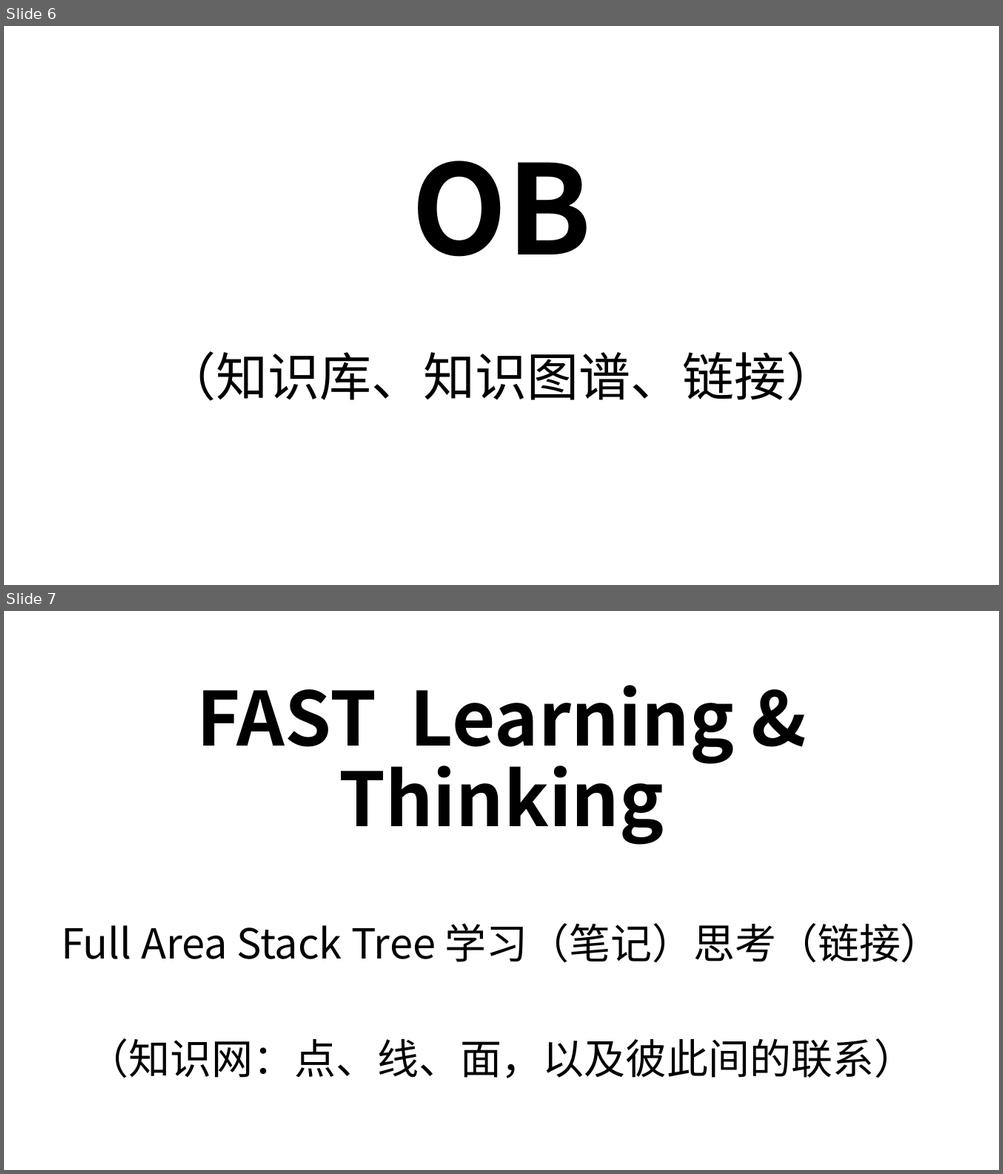
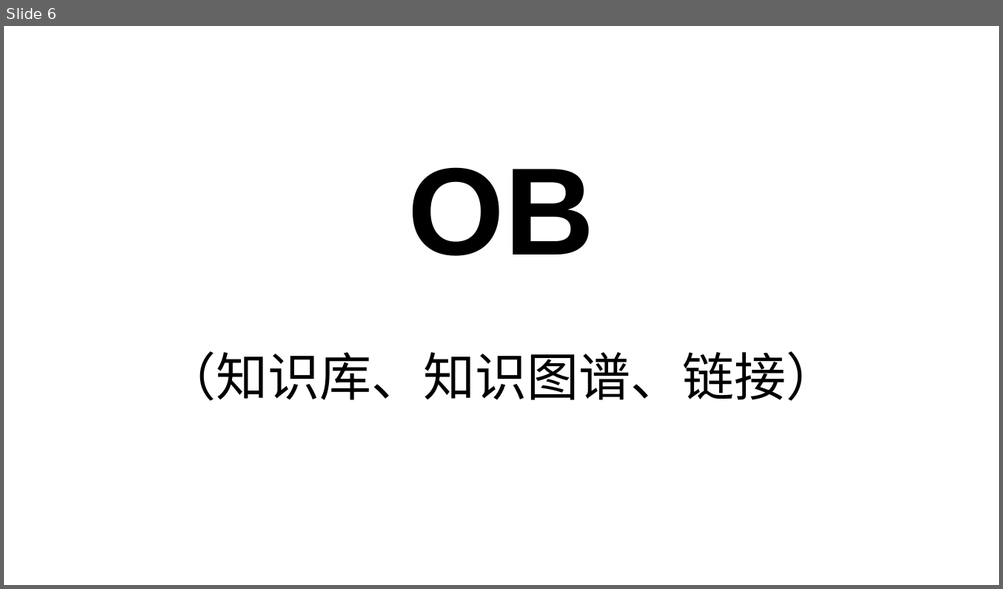
Before and after one commit to aistudybar/ob-OnePersonCompany, a slide deck: _attachment/一人公司（OPC）.pptx. Shown one above the other, each under a label of ours: slides 6 and 7 before the commit, slide 6 after it. The pictures are 1003x1174 and 1003x589 pixels, drawn with LibreOffice and Linux fonts; fonts in the diff are those of the drawing. Boxes give left, top, right and bottom in pixels: in the first picture for what was removed or moved away, otherwise in the second. Text is boxed around its words. In the diff, an @@ line names an element or a change of style, - is before the commit and + after.

```diff
--- a/_attachment/一人公司（OPC）.pptx
+++ b/_attachment/一人公司（OPC）.pptx
@@ slide 7 removed at (4,611,999,1170), background #FFFFFF @@
@@ title removed at (196,685,734,845) @@
-FAST Learning & Thinking
@@ text removed at (61,923,942,963) @@
-Full Area Stack Tree 学习（笔记）思考（链接）
@@ text removed at (88,1039,916,1079) @@
-（知识网：点、线、面，以及彼此间的联系）
@@ slide 6 changed as well @@
@@ title "OB" at (408,167,595,256): font Noto Sans CJK SC to Arial @@
```
Also in this commit, not shown: 16 other slides changed, 10 slides added, 1 other slide removed, 3 other files.
